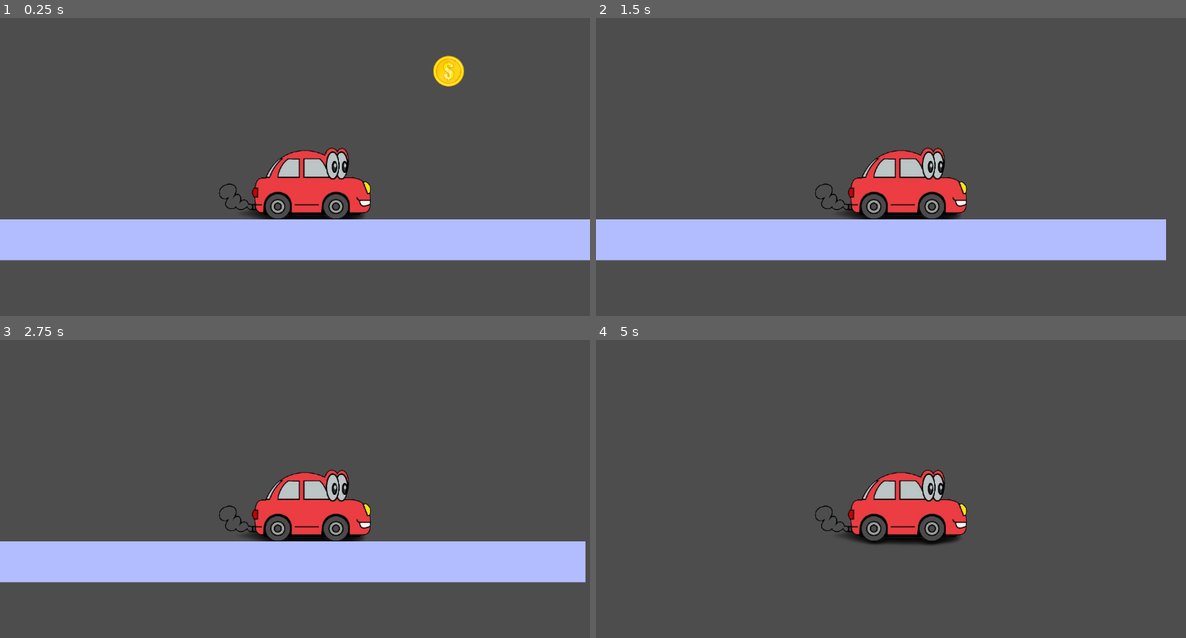
Above: before the commit, frames 1-4 (two rows, left to right).
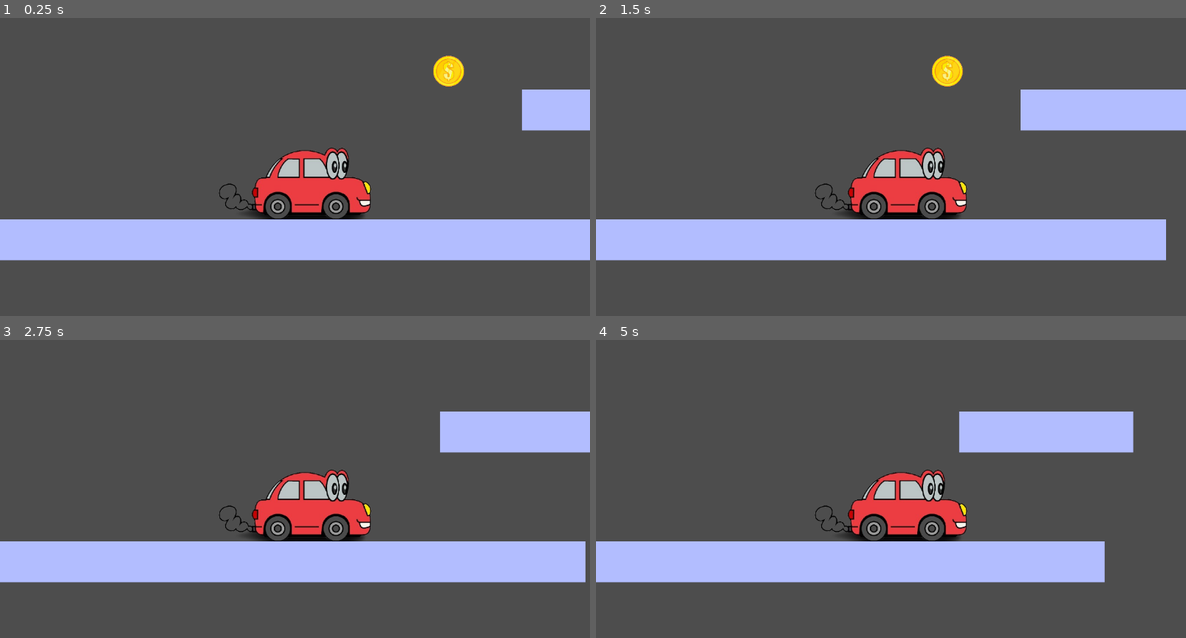
Above: after the commit, the same moments.

Repository: hgrnjkhg/joc-b-sic
Game: Godot game, scene res://nivell.tscn
Two runs of this game, one before a commit and one after it. Both use one fixed random seed, a clock stepped at 60 frames per second and the inputs below. This scene is started directly instead of the project's main scene.
Inputs:
- Up to frame 1 (0.25 s): no input
- Up to frame 2 (1.5 s): tap Enter at 0.5 s; hold Right (ui_right) from 0.53 s (still down); tap Up (ui_up) at 0.77 s
- Up to frame 3 (2.75 s): tap Up (ui_up) at 1.52 s; release Right (ui_right) at 2.03 s; hold Left (ui_left) from 2.03 s (still down)
- Up to frame 4 (5 s): release Left (ui_left) at 2.78 s; hold Right (ui_right) 2.78-4.28 s; tap Up (ui_up) at 3.02, 3.77, 4.52 s; hold Left (ui_left) from 4.28 s (still down)

The runs differ from the first frame. In frame 1, 1.6% of the frame differs, in the area x 73-100%, y 12-38%; in frame 2, 4.3%; in frame 3, 3.5%; in frame 4, 16%, in the area x 0-92%, y 24-82%.

Commit message:
el subterra i + monedes
un subterra per quan s'elimini i que posi game over i duplicar moedes i mes terres

Diff:
--- /dev/null
+++ b/button.gd
@@ -0,0 +1,5 @@
+extends Button
+
+
+func _on_pressed() -> void:
+	get_tree().change_scene_to_file("res://nivell.tscn")
--- /dev/null
+++ b/game over.tscn
@@ -0,0 +1,36 @@
+[gd_scene load_steps=4 format=3 uid="uid://dkjrk1csqthdy"]
+
+[ext_resource type="Texture2D" uid="uid://c6irc0hwp1qid" path="res://imatges/gameoverphrase.jpg" id="1_v7q4x"]
+[ext_resource type="Script" uid="uid://d36jy0v3iw8km" path="res://button.gd" id="2_v7q4x"]
+
+[sub_resource type="RectangleShape2D" id="RectangleShape2D_lfvhc"]
+
+[node name="Node2D" type="Node2D"]
+
+[node name="Gameoverphrase" type="Sprite2D" parent="."]
+texture_filter = 1
+position = Vector2(508, 257)
+texture = ExtResource("1_v7q4x")
+
+[node name="Label" type="Label" parent="."]
+offset_left = 332.0
+offset_top = 422.0
+offset_right = 652.0
+offset_bottom = 445.0
+text = "FES CLICK AQUI PER TONAR A COMENÇAR"
+
+[node name="TouchScreenButton" type="TouchScreenButton" parent="."]
+position = Vector2(497, 427)
+scale = Vector2(17.62, 2.07)
+shape = SubResource("RectangleShape2D_lfvhc")
+
+[node name="Button" type="Button" parent="TouchScreenButton"]
+offset_left = -10.0
+offset_top = -9.0
+offset_right = 10.0
+offset_bottom = 10.0
+script = ExtResource("2_v7q4x")
+
+[connection signal="pressed" from="TouchScreenButton" to="TouchScreenButton" method="_on_pressed"]
+[connection signal="released" from="TouchScreenButton" to="TouchScreenButton" method="_on_released"]
+[connection signal="pressed" from="TouchScreenButton/Button" to="TouchScreenButton/Button" method="_on_pressed"]
--- a/nivell.tscn
+++ b/nivell.tscn
@@ -1,16 +1,51 @@
-[gd_scene load_steps=4 format=3 uid="uid://cgqsiiti4hknx"]
+[gd_scene load_steps=5 format=3 uid="uid://cgqsiiti4hknx"]
 
 [ext_resource type="PackedScene" uid="uid://bkqqrljqm7w26" path="res://node_2d.tscn" id="1_ijumj"]
 [ext_resource type="PackedScene" uid="uid://w1evevmk674y" path="res://detector.tscn" id="2_7itq6"]
 [ext_resource type="PackedScene" uid="uid://cfbheep1dcw03" path="res://els terres.tscn" id="3_7itq6"]
+[ext_resource type="PackedScene" uid="uid://b1gcg16u5us1y" path="res://subterra.tscn" id="4_v22as"]
 
 [node name="nivell" type="Node2D"]
 
 [node name="detector" parent="." instance=ExtResource("2_7itq6")]
 position = Vector2(490, 248)
 
+[node name="detector2" parent="." instance=ExtResource("2_7itq6")]
+position = Vector2(1204, 138)
+
+[node name="detector3" parent="." instance=ExtResource("2_7itq6")]
+position = Vector2(627, -200)
+
+[node name="detector4" parent="." instance=ExtResource("2_7itq6")]
+position = Vector2(-235, -409)
+
 [node name="CharacterBody2D" parent="." instance=ExtResource("1_ijumj")]
 position = Vector2(53, 295)
 
 [node name="Terra" parent="." instance=ExtResource("3_7itq6")]
 position = Vector2(573, 527)
+
+[node name="Terra2" parent="." instance=ExtResource("3_7itq6")]
+position = Vector2(1113, 273)
+scale = Vector2(0.26, 1)
+
+[node name="Terra3" parent="." instance=ExtResource("3_7itq6")]
+position = Vector2(718, -41)
+scale = Vector2(0.26, 1)
+
+[node name="Terra4" parent="." instance=ExtResource("3_7itq6")]
+position = Vector2(27, -273)
+scale = Vector2(0.605, 1)
+
+[node name="Terra5" parent="." instance=ExtResource("3_7itq6")]
+position = Vector2(741, -607)
+scale = Vector2(0.605, 1)
+
+[node name="Area2D" parent="." instance=ExtResource("4_v22as")]
+position = Vector2(625, 780)
+
+[node name="Area2D2" parent="." instance=ExtResource("4_v22as")]
+position = Vector2(49, 782)
+
+[node name="Area2D3" parent="." instance=ExtResource("4_v22as")]
+position = Vector2(1624, 782)
--- /dev/null
+++ b/subterra.gd
@@ -0,0 +1,5 @@
+extends Area2D
+
+
+func _on_body_entered(body: Node2D) -> void:
+	get_tree().change_scene_to_file("res://game over.tscn")
--- /dev/null
+++ b/subterra.tscn
@@ -0,0 +1,15 @@
+[gd_scene load_steps=3 format=3 uid="uid://b1gcg16u5us1y"]
+
+[ext_resource type="Script" uid="uid://co64rfobbj7ii" path="res://subterra.gd" id="1_lfu0d"]
+
+[sub_resource type="RectangleShape2D" id="RectangleShape2D_fc5ad"]
+size = Vector2(1344, 48)
+
+[node name="Area2D" type="Area2D"]
+script = ExtResource("1_lfu0d")
+
+[node name="CollisionShape2D" type="CollisionShape2D" parent="."]
+position = Vector2(2, 3)
+shape = SubResource("RectangleShape2D_fc5ad")
+
+[connection signal="body_entered" from="." to="." method="_on_body_entered"]
--- /dev/null
+++ b/touch_screen_button.gd
@@ -0,0 +1,9 @@
+extends TouchScreenButton
+
+
+func _on_pressed() -> void:
+	get_tree().change_scene_to_file("res://nivell.tscn")
+
+
+func _on_released() -> void:
+	get_tree().change_scene_to_file("res://nivell.tscn")
Not shown, added: button.gd.uid
Binary file added: imatges/gameoverphrase.jpg
Not shown, added: imatges/gameoverphrase.jpg.import
Not shown, added: subterra.gd.uid
Not shown, added: touch_screen_button.gd.uid
Not shown, added: ab67616d0000b27324ad87f6af0c9ec809c102e5.jfif
